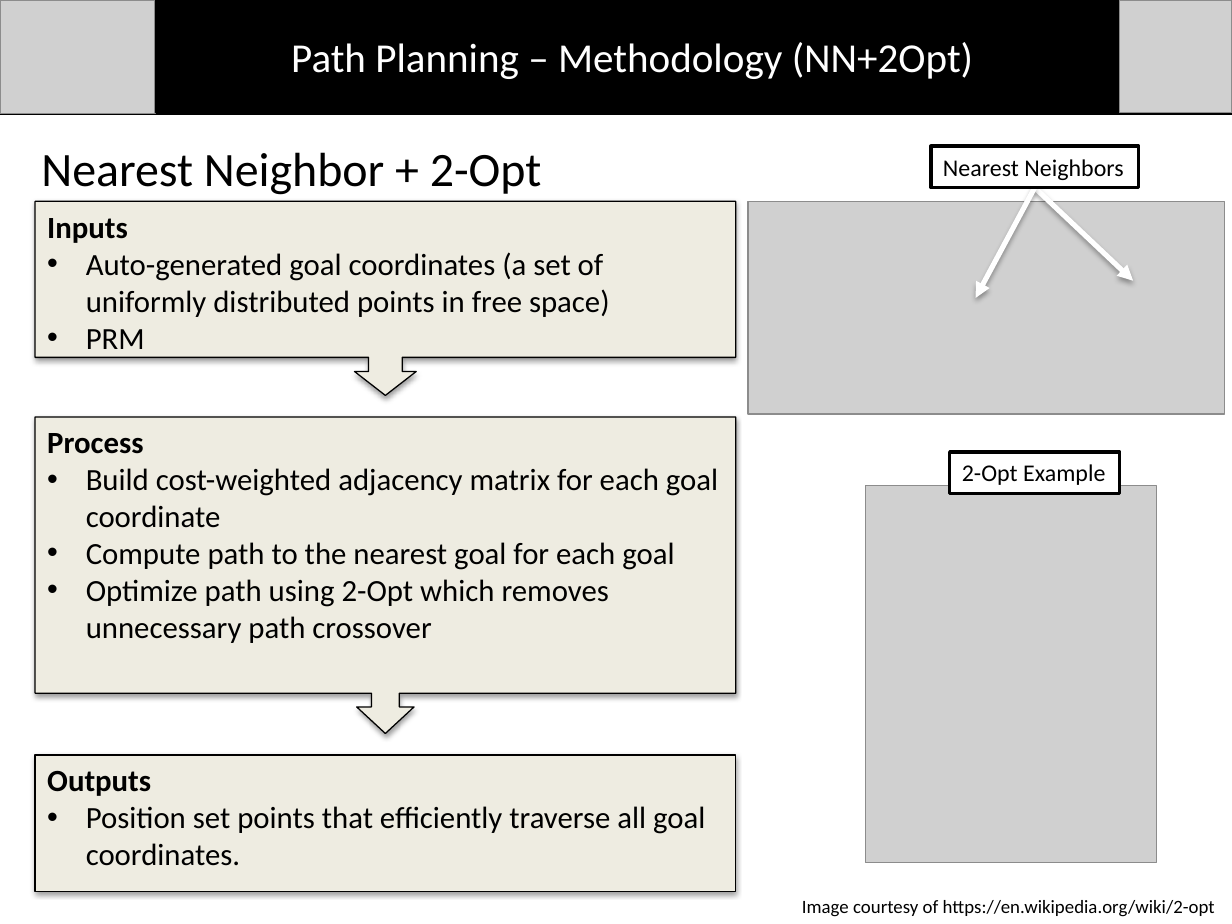
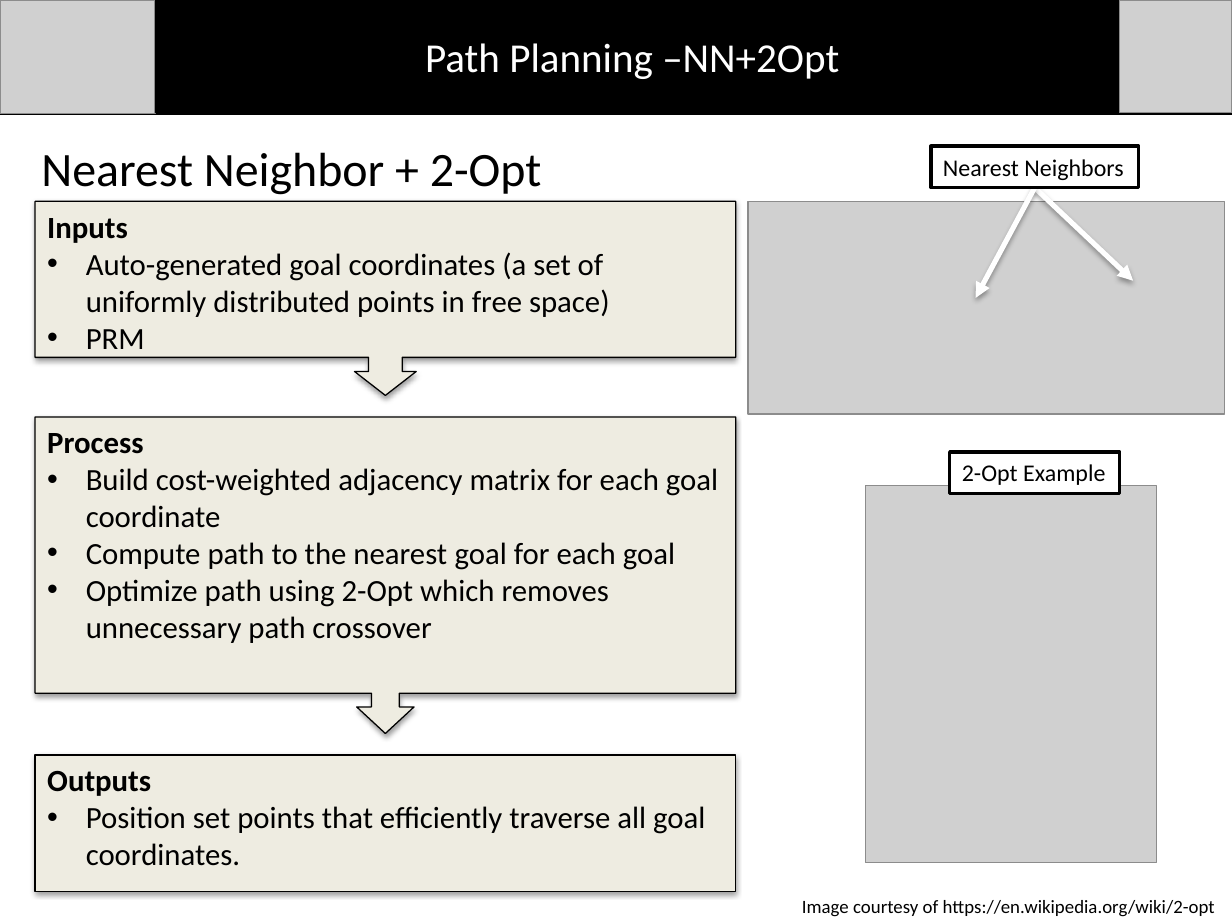
Before and after one commit to dtbinh/FlyNet, a slide deck: slide 6 of Presentations/CDR_Fall_2015/Individual_Slides/Bryce/PathPlanning.pptx (slide 4 before the commit). Drawn at 1232x924 pixels with LibreOffice and Linux fonts; fonts in the diff are those of the drawing; grey boxes stand for pictures. Boxes give left, top, right and bottom in pixels: in the first picture for what was removed or moved away, otherwise in the second. Text is boxed around its words. In the diff, an @@ line names an element or a change of style, - is before the commit and + after.

```diff
--- a/Presentations/CDR_Fall_2015/Individual_Slides/Bryce/PathPlanning.pptx
+++ b/Presentations/CDR_Fall_2015/Individual_Slides/Bryce/PathPlanning.pptx
@@ text at (x1=425, y1=43, x2=839, y2=79): text changed @@
-Path Planning – Methodology (NN+2Opt)
+Path Planning –NN+2Opt
```
Also in this commit, not shown: 6 other slides changed, 1 slide added, 1 other file.
